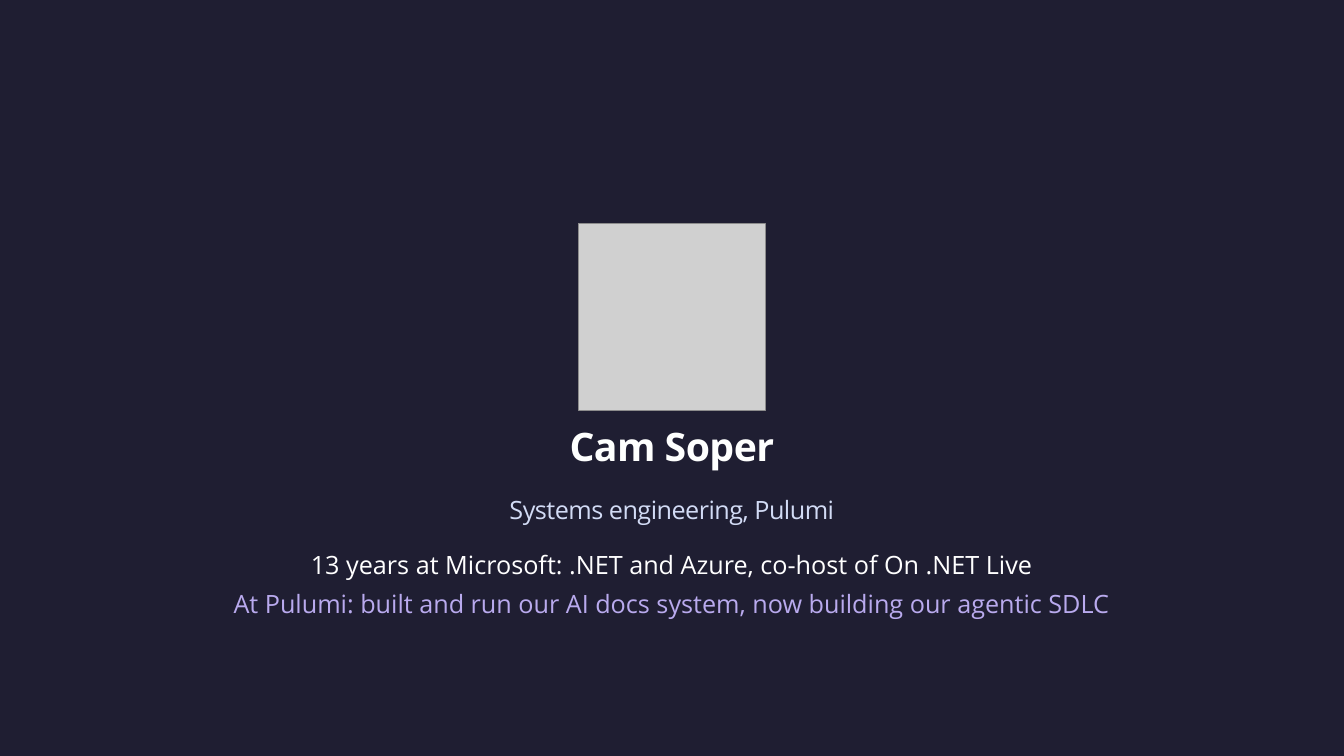
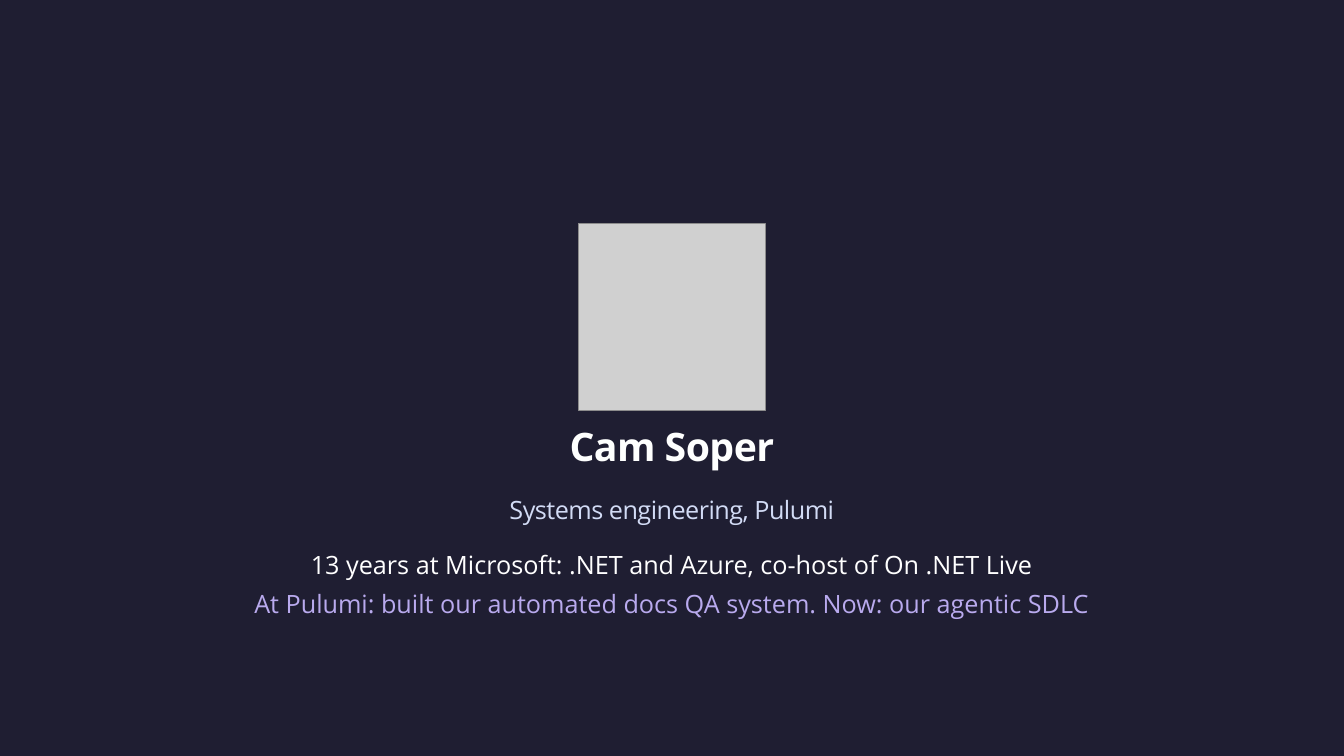
Before and after one commit to CamSoper/infrastructure-as-actual-code, a slide deck: slide 4 of slides/infrastructure-as-actual-code.pptx. Drawn at 1344x756 pixels with LibreOffice and Linux fonts; fonts in the diff are those of the drawing; grey boxes stand for pictures. Boxes give left, top, right and bottom in pixels: in the first picture for what was removed or moved away, otherwise in the second. Text is boxed around its words. In the diff, an @@ line names an element or a change of style, - is before the commit and + after.

```diff
--- a/slides/infrastructure-as-actual-code.pptx
+++ b/slides/infrastructure-as-actual-code.pptx
@@ text at [254,594,1089,619]: text changed @@
-At Pulumi: built and run our AI docs system, now building our agentic SDLC
+At Pulumi: built our automated docs QA system. Now: our agentic SDLC
```
Also in this commit, not shown: 2 other files.
